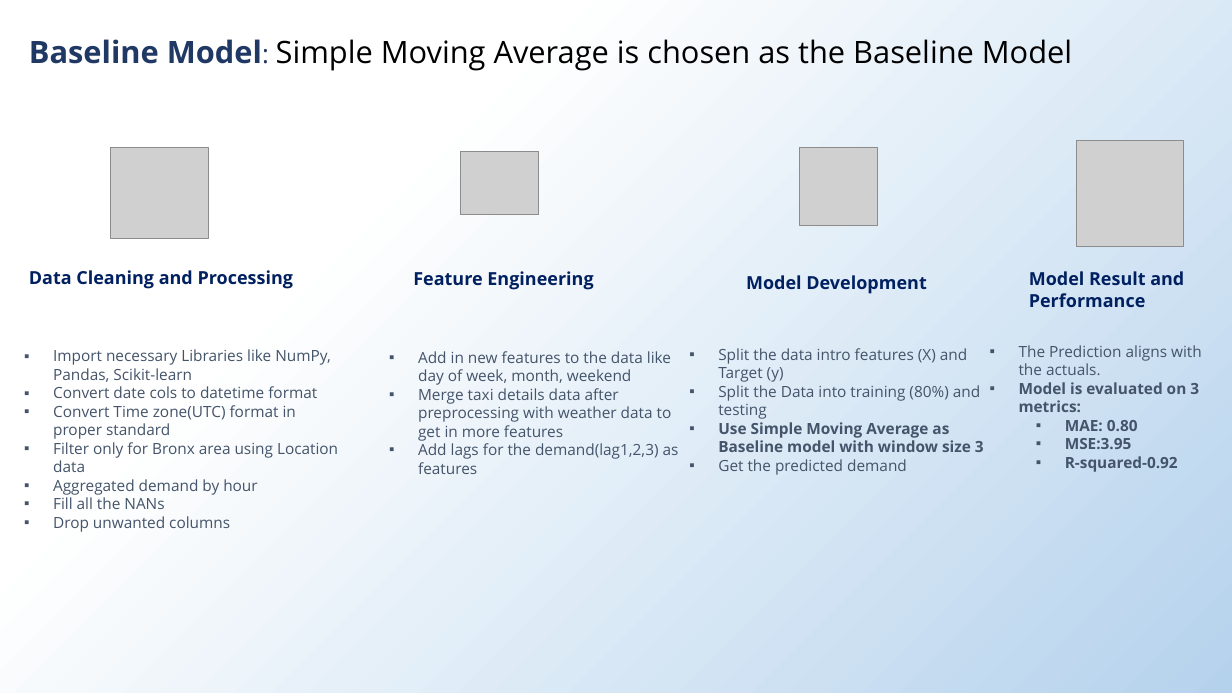
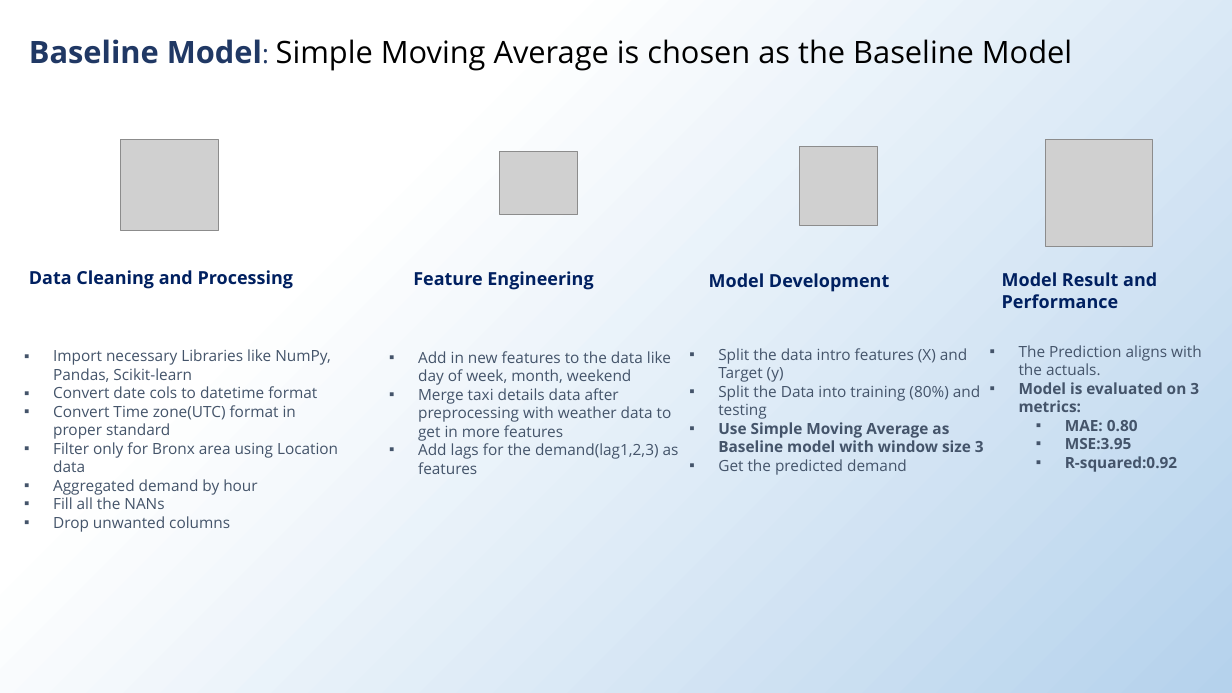
Before and after one commit to chinjug/PHA-Data-Science-Challenge_solved, a slide deck: slide 4 of PHA DS Challenge Report.pptx. Drawn at 1232x693 pixels with LibreOffice and Linux fonts; fonts in the diff are those of the drawing; grey boxes stand for pictures. Boxes give left, top, right and bottom in pixels: in the first picture for what was removed or moved away, otherwise in the second. Text is boxed around its words. In the diff, an @@ line names an element or a change of style, - is before the commit and + after.

```diff
--- a/PHA DS Challenge Report.pptx
+++ b/PHA DS Challenge Report.pptx
@@ picture: place and size @@
-picture at bbox=[110, 148, 208, 238]
+picture at bbox=[120, 140, 218, 230]
@@ picture: place and size @@
-picture at bbox=[1077, 140, 1183, 247]
+picture at bbox=[1045, 140, 1152, 246]
@@ picture: place and size @@
-picture at bbox=[460, 152, 539, 214]
+picture at bbox=[500, 152, 579, 214]
@@ text "Model Development": place and size @@
-text "Model Development" at bbox=[746, 275, 926, 294]
+text "Model Development" at bbox=[709, 273, 889, 292]
@@ text "Model Result and Performance": place and size @@
-text "Model Result and Performance" at bbox=[1029, 271, 1184, 307]
+text "Model Result and Performance" at bbox=[1002, 272, 1157, 308]
@@ text at bbox=[1065, 456, 1177, 472]: text changed @@
-  ▪ R-squared-0.92
+  ▪ R-squared:0.92
```
Also in this commit, not shown: 6 other slides changed, 1 slide added.
